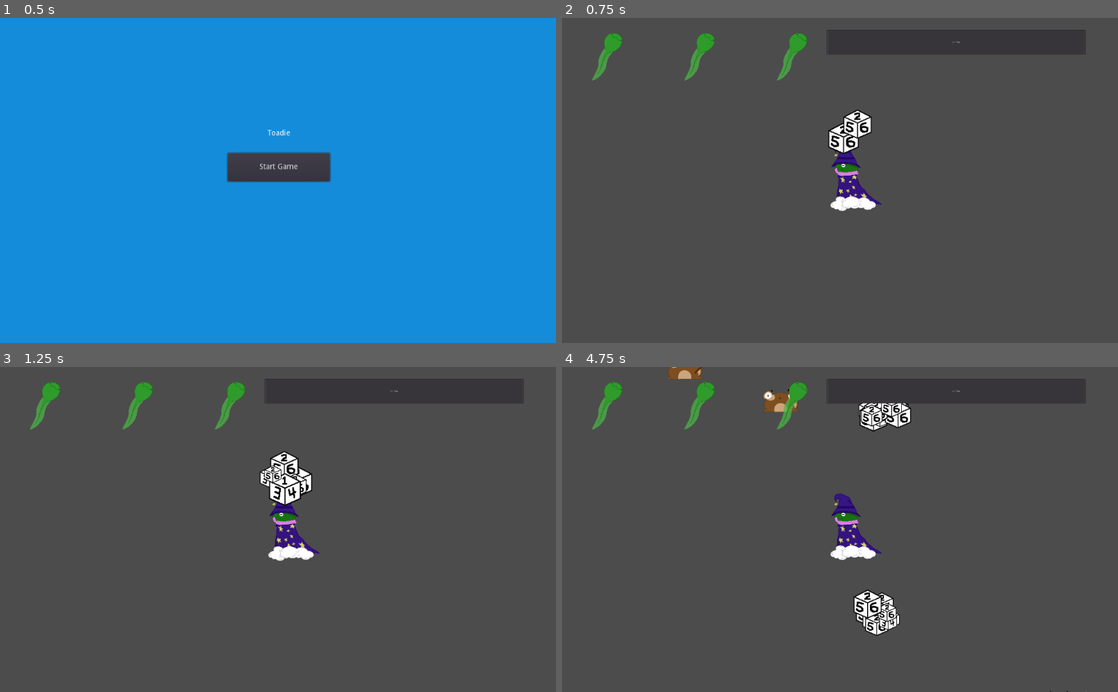
Above: before the commit, frames 1-4 (two rows, left to right).
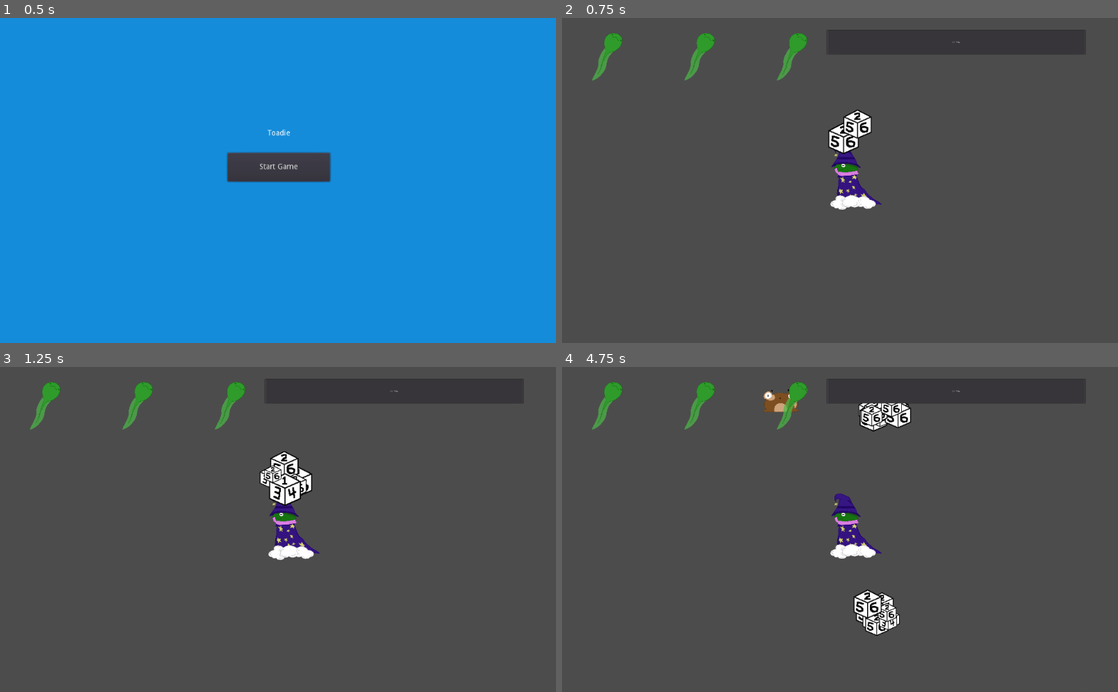
Above: after the commit, the same moments.

Repository: tylercchase/toadie
Game: Godot game, scene res://Scenes/UI/Main Menu.tscn
The game is run twice, just before and just after one commit, with the same random seed, the same clock (stepped at 60 frames per second) and the same inputs.
Inputs (mouse positions are in pixels of both pictures, inside the frame that each line leads up to):
- Up to frame 1 (0.5 s): no input
- Up to frame 2 (0.75 s): click "Start Game" at 0.5 s
- Up to frame 3 (1.25 s): no input
- Up to frame 4 (4.75 s): move the mouse to (962, 513) at 1.27 s; hold D (right) 1.28-2.03 s; click (962, 513) at 1.35 s; move the mouse to (728, 545) at 2.02 s; hold S (down) 2.03-2.78 s; click (728, 545) at 2.1 s; move the mouse to (895, 458) at 2.77 s; hold D (right) 2.78-3.53 s; click (895, 458) at 2.85 s; move the mouse to (812, 594) at 3.52 s; hold W (up) 3.53-4.28 s; click (812, 594) at 3.6 s; move the mouse to (1006, 578) at 4.27 s; hold A (left) from 4.28 s (still down); click (1006, 578) at 4.35 s

Frame 1 is identical in both runs. In frame 2, 0.1% of the frame differs, in the area x 48-57%, y 54-60%; in frame 3, 0.1%; in frame 4, 0.3%, in the area x 18-91%, y 0-100%.

Commit message:
Damage labels

Diff:
--- a/Scenes/Enemies/frog_shield.tscn
+++ b/Scenes/Enemies/frog_shield.tscn
@@ -1,7 +1,8 @@
-[gd_scene load_steps=5 format=2]
+[gd_scene load_steps=6 format=2]
 
 [ext_resource path="res://assets/frogs/Enemy_Shield.png" type="Texture" id=1]
 [ext_resource path="res://Scripts/Enemy.gd" type="Script" id=2]
+[ext_resource path="res://Scenes/Floating_Text/TextManager.tscn" type="PackedScene" id=3]
 
 [sub_resource type="RectangleShape2D" id=1]
 extents = Vector2( 64, 64 )
@@ -22,6 +23,8 @@
 [node name="CollisionShape2D" type="CollisionShape2D" parent="."]
 shape = SubResource( 1 )
 
+[node name="TextManager" parent="." instance=ExtResource( 3 )]
+
 [node name="HitArea" type="Area2D" parent="."]
 collision_layer = 2
 
--- a/Scenes/Enemies/frog_spear.tscn
+++ b/Scenes/Enemies/frog_spear.tscn
@@ -1,7 +1,8 @@
-[gd_scene load_steps=5 format=2]
+[gd_scene load_steps=6 format=2]
 
 [ext_resource path="res://assets/frogs/Enemy_Spear.png" type="Texture" id=1]
 [ext_resource path="res://Scripts/Enemy.gd" type="Script" id=2]
+[ext_resource path="res://Scenes/Floating_Text/TextManager.tscn" type="PackedScene" id=3]
 
 [sub_resource type="RectangleShape2D" id=1]
 extents = Vector2( 64, 64 )
@@ -21,6 +22,8 @@
 [node name="CollisionShape2D" type="CollisionShape2D" parent="."]
 shape = SubResource( 1 )
 
+[node name="TextManager" parent="." instance=ExtResource( 3 )]
+
 [node name="HitArea" type="Area2D" parent="."]
 collision_layer = 2
 
--- /dev/null
+++ b/Scenes/Floating_Text/FloatingText.tscn
@@ -0,0 +1,12 @@
+[gd_scene load_steps=2 format=2]
+
+[ext_resource path="res://Scripts/FloatingText.gd" type="Script" id=1]
+
+[node name="Label" type="Label"]
+margin_right = 40.0
+margin_bottom = 14.0
+rect_scale = Vector2( 2.22256, 3.67746 )
+text = "1"
+script = ExtResource( 1 )
+
+[node name="Tween" type="Tween" parent="."]
--- /dev/null
+++ b/Scenes/Floating_Text/TextManager.tscn
@@ -0,0 +1,6 @@
+[gd_scene load_steps=2 format=2]
+
+[ext_resource path="res://Scripts/TextManager.gd" type="Script" id=1]
+
+[node name="TextManager" type="Node2D"]
+script = ExtResource( 1 )
--- a/Scenes/Player.tscn
+++ b/Scenes/Player.tscn
@@ -30,7 +30,7 @@
 rotation = -0.0827195
 scale = Vector2( 0.229262, 0.229262 )
 frames = SubResource( 3 )
-frame = 1
+frame = 2
 playing = true
 flip_h = true
 
--- a/Scripts/Enemy.gd
+++ b/Scripts/Enemy.gd
@@ -18,9 +18,9 @@
 	if knockback:
 		knockback = Vector2.ZERO
 
-
 func on_hit(amount):
 	health -= amount
+	$TextManager.show_value(amount)
 	if health <= 0:
 		Events.emit_signal("enemy_death", max_health)
 		self.queue_free()
--- a/Scripts/EnemySpawner.gd
+++ b/Scripts/EnemySpawner.gd
@@ -1,15 +1,15 @@
 extends Node2D
 
 
-onready var enemies = [preload("res://Scenes/Enemies/frog_spear.tscn"), preload("res://Scenes/Enemies/frog_spear.tscn"), preload("res://Scenes/Enemies/Test.tscn")]
+onready var enemies = [preload("res://Scenes/Enemies/frog_spear.tscn"), preload("res://Scenes/Enemies/frog_shield.tscn")]
 
 func _ready():
 	pass # Replace with function body.
 
 
 func get_spawn_location():
-	var rand_x = rand_range(-1000,1000)
-	var rand_y = rand_range(-1000,1000)
+	var rand_x = rand_range(-1000, 1000)
+	var rand_y = rand_range(-1000, 1000)
 	var player_pos = get_node("../Player").global_position
 	var pos = Vector2(
 		player_pos.x + rand_x,
@@ -20,7 +20,7 @@
 		pos = get_spawn_location()
 	return pos
 func spawn_enemy():
-	var Enemy = enemies[0].instance()
+	var Enemy = enemies[randi() % enemies.size()].instance()
 	var location = get_spawn_location()
 	Enemy.global_position = location
 	Enemy.player = get_node("../Player")
--- /dev/null
+++ b/Scripts/FloatingText.gd
@@ -0,0 +1,18 @@
+extends Label
+
+
+func show_value(value, velocity, duration, spread, crit):
+	text = value
+	var movement = velocity.rotated(rand_range(-spread/2, spread/2))
+	rect_pivot_offset = rect_size / 2
+
+	$Tween.interpolate_property(self, "rect_position", rect_position, rect_position + movement, duration, Tween.TRANS_LINEAR, Tween.EASE_IN_OUT)
+
+	$Tween.interpolate_property(self, "modulate:a", 1.0, 0.0, duration, Tween.TRANS_LINEAR, Tween.EASE_IN_OUT)
+
+	if crit:
+		modulate = Color(1,0,0)
+		$Tween.interpolate_property(self, "rect_scale", rect_scale*2, rect_scale, 0.4, Tween.TRANS_BACK, Tween.EASE_IN)
+	$Tween.start()
+	yield($Tween, "tween_all_completed")
+	queue_free()
--- /dev/null
+++ b/Scripts/TextManager.gd
@@ -0,0 +1,21 @@
+extends Node2D
+
+
+# Declare member variables here. Examples:
+# var a = 2
+# var b = "text"
+onready	var FloatingText = preload("res://Scenes/Floating_Text/FloatingText.tscn")
+
+export (Vector2) var velocity = Vector2(0, -80)
+export (int) var duration = 2
+export (int) var spread = PI/2
+# Called when the node enters the scene tree for the first time.
+
+func show_value(value, crit=false):
+	var aaa = FloatingText.instance()
+	add_child(aaa)
+	aaa.show_value(str(value), velocity, duration, spread, crit)
+
+# Called every frame. 'delta' is the elapsed time since the previous frame.
+#func _process(delta):
+#	pass
